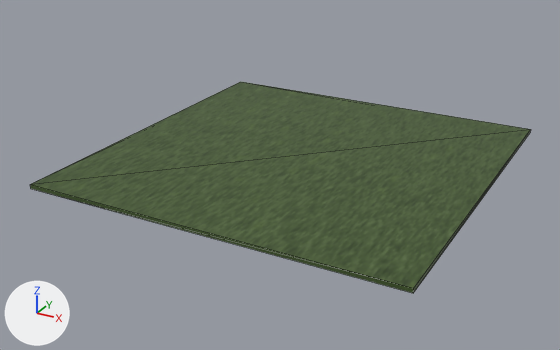
What one commit did to the FBX model LeafMeAloneClient/Models/Terrain.fbx.
The view is the same before and after, from a 50 mm camera at (106.5, -208.3, 95.9) aimed at (-4.1, -7.2, -4.7). Arrows for +X, +Y and +Z are at lower left; the lights stay in place. Mesh edges are drawn as thin lines.
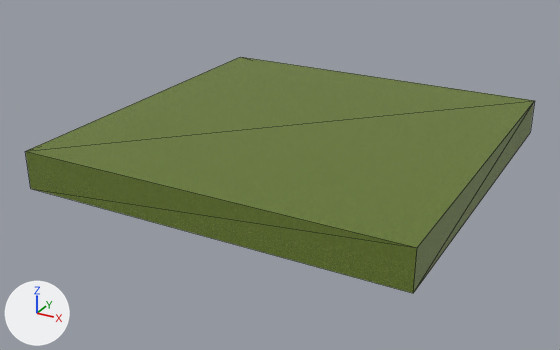
The newer file is also rescaled (x0.0418), turned or shifted as a whole; pictures and numbers use the older file's frame.

Patch to the scene script:
```diff
--- a/LeafMeAloneClient/Models/Terrain.fbx.py
+++ b/LeafMeAloneClient/Models/Terrain.fbx.py
@@ img_grass_jpg @@
+img_grass_jpg = load_image('Grass.jpg', '_unpacked/Grass.jpg', 280, 186, 'sRGB')
@@ mat_lambert2 @@
+mat_lambert2 = bpy.data.materials.new('lambert2')
+# uses the picture img_grass_jpg
@@ me_mesh @@
 me_mesh.from_pydata(...)  # 8 vertices, 12 faces; spans x -0.5..0.5, y -0.5..0.5, z -0.5..0.5
-me_mesh.materials.append(mat_grass1)  # picture img_grass3_jpg
+me_mesh.materials.append(mat_lambert2)
@@ ob_pcube1 @@
 ob_pcube1 = bpy.data.objects.new('pCube1', me_mesh)
-ob_pcube1.location = (0.0, 0.0, 0.0)
+ob_pcube1.location = (0.0, 0.0, 5.3)
 ob_pcube1.rotation_euler = (1.571, 0.0, 0.0)  # degrees (90, 0, 0)
-ob_pcube1.scale = (120.0, 1.36, 120.0)
+ob_pcube1.scale = (120.0, 12.0, 120.0)
```

Changed parts and their boxes (x1, y1, x2, y2) in the pictures (560 x 350 px):
'pCube1', recoloured, moved, rescaled (12% taller): before (30, 82, 531, 293); after (25, 57, 535, 293)
